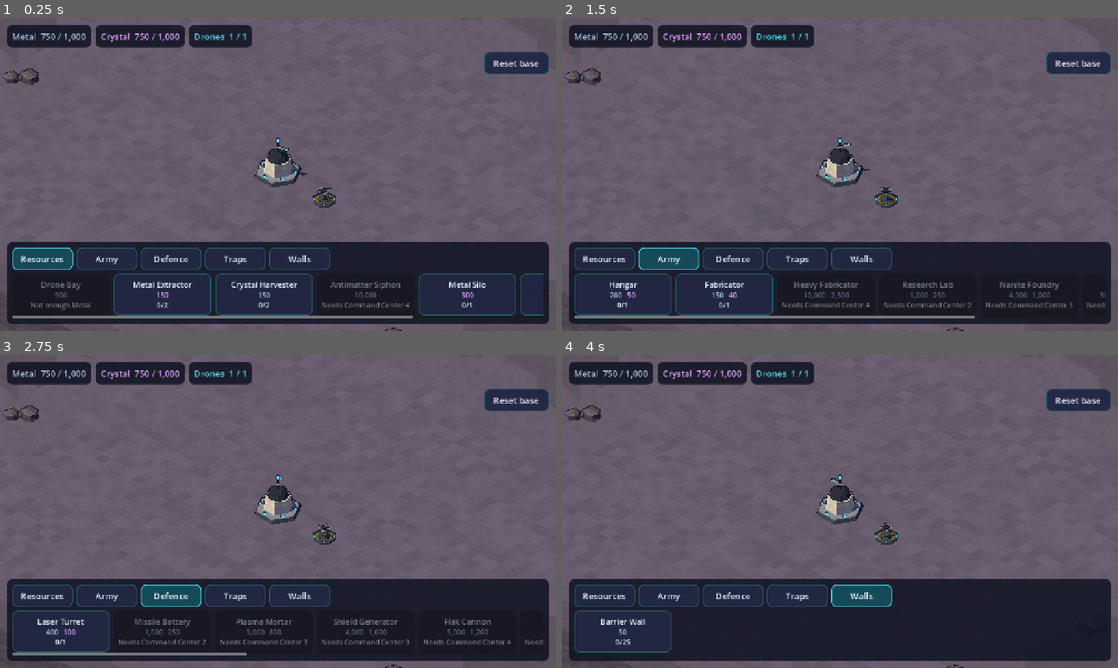
Above: before the commit, frames 1-4 (two rows, left to right).
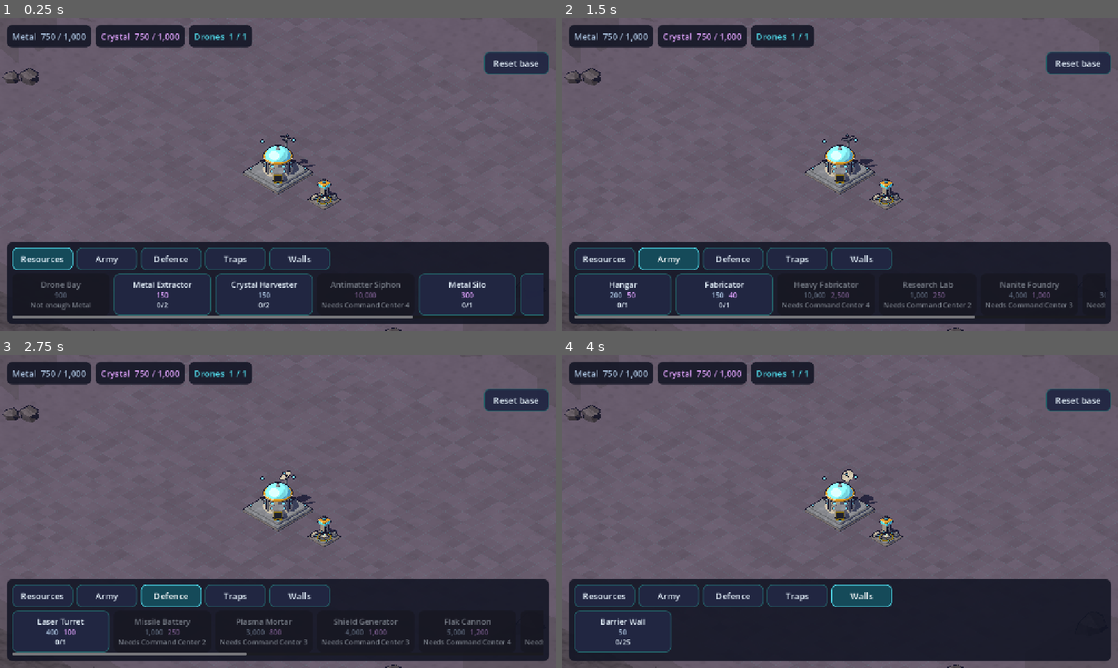
Above: after the commit, the same moments.

Repository: tarnan3751/space-game
Game: Godot game, scene res://scenes/main.tscn
Two runs of this game, one before a commit and one after it. Both use one fixed random seed, a clock stepped at 60 frames per second and the inputs below.
Inputs:
- Up to frame 1 (0.25 s): no input
- Up to frame 2 (1.5 s): click "Resources" at 0.5 s; click "Army" at 1.25 s
- Up to frame 3 (2.75 s): click "Defence" at 2 s
- Up to frame 4 (4 s): click "Traps" at 2.75 s; click "Walls" at 3.5 s

The runs differ from the first frame. In frame 1, 1.2% of the frame differs, in the area x 43-62%, y 36-62%; in frame 2, 1.2%; in frame 3, 1.2%; in frame 4, 1.2%.

Commit message:
Rebuild the Command Center and the drone bay in the comic style
The Command Center becomes the hero of the base: a broad two-tier stepped foundation under
a tall hull-light drum with pilasters, a band and two rows of glowing windows, crowned by a
core glass dome ringed in gold. A hangar door in hazard stripes faces the camera, two sensor
masts with glowing bulbs stand behind the dome and a comms dish turns on a pylon behind its
right shoulder, clear of the spire. Each level adds to it: two wing modules flanking the drum
at L2, a ring of rooms with a band of screens round the drum's foot at L3, a glowing
antimatter containment ring clamped to the pilasters and a mast on each wing at L4, and at
L5 gold on the steps, the band, the bulbs, the dish, the door and the wings, with a beacon
spire rising 0.8 above the dome to 3.2, the tallest point on the base.

The drone bay, a single level, becomes an open landing deck with a hazard ring and six
landing lights, a collector drone parked in its docking cradle, a control booth with a
glazed cab and a ladder on the far corner, a rotating beacon on the booth's roof, a fuel
tank and a stack of crates. Its glows are energy cyan, the HUD's colour for drones, and its
one level is its top level, so the booth's roof is rimmed in gold.

The models are built from the shared Parts helpers (the foundation pad, the rod surface, the
dish, the landing light, the mast, the torus), and Parts gains two of this pass's own: a
ladder, and smooth versions of the hull and gold surfaces for round parts. Parts.plinth goes:
no model has called it since the defences were rebuilt on their own plinths.

Diff:
--- a/src/game/models/core.gd
+++ b/src/game/models/core.gd
@@ -4,45 +4,174 @@
 ##
 ## BuildingModels calls one static build_<type>(p: Parts, level: int) per type.
 
-## Where the Command Center's antennae stand, in the order levels add them (degrees).
-const ANTENNAE := [200.0, 340.0, 100.0, 20.0]
+## The Command Center's own surfaces: core glass and core gold are its accents, its glows are
+## core glass, the L4 containment ring antimatter, the L5 beacon gold.
+static var STEP := Surf.make(MaterialKit.Layer.PLATE, MaterialKit.HULL_MID)
+static var WINDOW := Surf.make(MaterialKit.Layer.GLOW, MaterialKit.CORE_GLASS, 1.0, Surf.UNLIT)
+static var GLOW := Surf.make(MaterialKit.Layer.GLOW, MaterialKit.CORE_GLASS, 1.0, Surf.UNLIT, true)
+static var GOLD_GLOW := Surf.make(MaterialKit.Layer.GLOW, MaterialKit.CORE_GOLD, 1.0, Surf.UNLIT, true)
+static var CONTAINMENT := Surf.make(MaterialKit.Layer.GLOW, MaterialKit.ANTIMATTER, 1.0, Surf.UNLIT, true)
+static var SCREENS := Surf.make(MaterialKit.Layer.SCREEN, MaterialKit.CORE_GLASS, 2.0, Surf.LIT, true)
+static var DOOR := Surf.make(MaterialKit.Layer.VENT, MaterialKit.HULL_DARK, 2.0)
+static var ROOF_VENT := Surf.make(MaterialKit.Layer.VENT, MaterialKit.HULL_MID, 2.0)
+
+## The Command Center's deck (the top of its stepped foundation) and the tall drum on it.
+const DECK := 0.52
+const DRUM_RADIUS := 1.05
+const DRUM_HEIGHT := 1.17
+const DOME_RADIUS := 1.0
+const DOME_HEIGHT := 0.73
+## The ring of rooms L3 adds round the drum's foot, out to this radius.
+const ROOMS_RADIUS := 1.55
+const ROOMS_HEIGHT := 0.55
+## Where the hangar door faces (degrees around Y from +X towards +Z, as Parts.around): the
+## corner nearest the camera. The L2 wings stand on the corners either side of it, the
+## drum's pilasters between them.
+const DOOR_FACING := 45.0
+const WINGS := [135.0, 315.0]
+const PILASTERS := [0.0, 90.0, 180.0, 270.0]
+## The sensor masts stand on the deck behind the dome (L4 adds one on each wing), and the
+## dish pylon on the deck behind the dome's right, so the dish never hides the L5 spire.
+const MASTS := [170.0, 280.0]
+const DISH_CORNER := 250.0
 
 
+## A broad two-tier stepped foundation under a tall hull-light drum with pilasters and two
+## rows of windows, crowned by a core glass dome ringed in gold; a hangar door with hazard
+## stripes facing the camera, two sensor masts and a spinning comms dish behind. Each level
+## adds to it: L2 two wing modules flanking the drum, L3 a ring of rooms with screens round
+## the drum's foot, L4 a glowing antimatter containment ring round the drum and two more
+## masts, L5 gold trim and a beacon spire up to 3.2, the tallest building on the base.
 static func build_command_center(p: Parts, level: int) -> void:
 	var m := p.body
-	var trim := Parts.accent(level, 5, "hull_light")
-	var beacon := "glow_gold" if level >= 5 else "glow_cyan"
-	m.prism(1.8, 1.72, 0.35, 6, Vector3.ZERO, Parts.surf("hull_dark"))
-	m.prism(1.72, 1.68, 0.08, 6, Vector3(0, 0.35, 0), Parts.surf(trim))
-	for i: int in 6:
-		m.box(Vector3(0.16, 0.1, 0.16), Parts.around(1.42, 30 + 60 * i, 0.43), Parts.surf("glow_cyan"))
-	var body_height := 0.9 + 0.18 * level
-	m.prism(1.15, 1.0, body_height, 6, Vector3(0, 0.43, 0), Parts.surf("hull"))
-	var top := 0.43 + body_height
+	var gold := level >= 5
+	Parts.foundation(m, 4)
+	m.box_chamfered(Vector3(3.7, 0.2, 3.7), 0.08, Vector3(0, Parts.PAD_HEIGHT, 0), STEP)
+	m.box_chamfered(Vector3(3.3, 0.2, 3.3), 0.08, Vector3(0, 0.32, 0), Parts.HULL_MID)
+	if gold:
+		m.box_chamfered(Vector3(3.76, 0.05, 3.76), 0.03, Vector3(0, 0.24, 0), Parts.GOLD_TRIM)
+		m.box_chamfered(Vector3(3.36, 0.05, 3.36), 0.03, Vector3(0, 0.44, 0), Parts.GOLD_TRIM)
+	for k: int in 4:
+		# Landing lights on the deck's corners.
+		Parts.landing_light(m, Parts.around(1.46 * sqrt(2.0), 45 + 90 * k, DECK), 0.09, GLOW)
+
+	# The drum: a flared skirt, a wall with a band and two rows of windows between pilasters,
+	# a lip.
+	m.lathe(PackedVector2Array([
+		Vector2(DRUM_RADIUS + 0.12, 0), Vector2(DRUM_RADIUS + 0.05, 0.14), Vector2(DRUM_RADIUS, 0.17),
+		Vector2(DRUM_RADIUS, DRUM_HEIGHT - 0.06), Vector2(DRUM_RADIUS + 0.05, DRUM_HEIGHT - 0.04),
+		Vector2(DRUM_RADIUS + 0.05, DRUM_HEIGHT), Vector2(0, DRUM_HEIGHT),
+	]), 24, Vector3(0, DECK, 0), Parts.HULL_LIGHT_ROUND)
+	m.lathe(PackedVector2Array([Vector2(DRUM_RADIUS + 0.03, 0), Vector2(DRUM_RADIUS + 0.03, 0.07)]), 24,
+		Vector3(0, DECK + 0.62, 0), Parts.GOLD_ROUND if gold else Parts.HULL_MID_ROUND)
+	for degrees: float in PILASTERS:
+		m.box_chamfered(Vector3(0.2, DRUM_HEIGHT - 0.12, 0.16), 0.04, Parts.around(DRUM_RADIUS + 0.02, degrees, DECK + 0.06),
+			Parts.HULL_MID, Vector3(0, 90.0 - degrees, 0))
+	for row: int in 2:
+		for k: int in 8:
+			var degrees := 22.5 + 45.0 * k
+			m.box(Vector3(0.2, 0.16, 0.04), Parts.around(DRUM_RADIUS - 0.01, degrees, DECK + 0.36 + 0.46 * row),
+				WINDOW, Vector3(0, 90.0 - degrees, 0))
+	var dome_base := DECK + DRUM_HEIGHT
+	Parts.torus(m, DOME_RADIUS + 0.02, 0.08, 24, 10, Vector3(0, dome_base - 0.06, 0), Parts.GOLD_ROUND)
+	m.dome(DOME_RADIUS, DOME_HEIGHT, 16, 7, Vector3(0, dome_base, 0), Parts.GLASS)
+	var apex := dome_base + DOME_HEIGHT
+	m.prism(0.2, 0.16, 0.08, 16, Vector3(0, apex - 0.03, 0), Parts.GOLD_ROUND if gold else Parts.HULL_MID_ROUND)
+
+	_hangar_door(m, gold)
 	if level >= 2:
-		m.prism(1.1, 1.08, 0.14, 6, Vector3(0, 0.43 + body_height * 0.45, 0), Parts.surf("glow_cyan"))
-	m.dome(0.85, 0.7, 8, 3, Vector3(0, top, 0), Parts.surf("metal"))
-	var mast := 0.8 + 0.15 * level
-	m.prism(0.06, 0.04, mast, 4, Vector3(0, top + 0.6, 0), Parts.surf("metal"))
-	m.orb(0.13, 6, 3, Vector3(0, top + 0.72 + mast, 0), Parts.surf(beacon))
-	for i: int in level - 1:
-		var degrees: float = ANTENNAE[i]
-		var foot := Parts.around(0.93, degrees, top)
-		var height := 0.5 + 0.12 * i
-		m.prism(0.04, 0.03, height, 4, foot, Parts.surf("metal"))
-		m.pyramid(0.1, 0.12, foot + Vector3(0, height, 0), Parts.surf("gold" if level >= 5 else "glow_red"))
+		for degrees: float in WINGS:
+			_wing(m, degrees, level, gold)
 	if level >= 3:
-		var annex := Parts.around(1.2, -45, 0.43)
-		m.prism(0.45, 0.4, 0.45, 6, annex, Parts.surf("hull"))
-		m.dome(0.4, 0.35, 6, 2, annex + Vector3(0, 0.45, 0), Parts.surf("white"))
+		_rooms(m, gold)
 	if level >= 4:
-		var annex := Parts.around(1.2, 135, 0.43)
-		m.box(Vector3(0.6, 0.55, 0.6), annex, Parts.surf("hull_light"), Vector3(0, 45, 0))
-		m.box(Vector3(0.64, 0.12, 0.64), annex + Vector3(0, 0.3, 0), Parts.surf("glow_cyan"), Vector3(0, 45, 0))
-	p.pivot = Vector3(0, top + 0.6 + mast * 0.45, 0)
+		# The antimatter containment ring round the drum's upper half, clamped to the pilasters,
+		# a glowing node on each clamp.
+		var ring_y := DECK + 1.0
+		Parts.torus(m, DRUM_RADIUS + 0.2, 0.08, 24, 6, Vector3(0, ring_y - 0.08, 0), CONTAINMENT)
+		for degrees: float in PILASTERS:
+			var yaw := Vector3(0, 90.0 - degrees, 0)
+			m.box_chamfered(Vector3(0.16, 0.24, 0.3), 0.03, Parts.around(DRUM_RADIUS + 0.16, degrees, ring_y - 0.12), Parts.HULL_DARK, yaw)
+			m.box_chamfered(Vector3(0.12, 0.08, 0.12), 0.03, Parts.around(DRUM_RADIUS + 0.2, degrees, ring_y + 0.1), CONTAINMENT, yaw)
+	if gold:
+		# The beacon spire: a tapered gold mast 0.8 above the dome's apex, two collars, a glowing
+		# orb at 3.2.
+		m.prism(0.075, 0.03, 0.66, 16, Vector3(0, apex + 0.05, 0), Parts.GOLD_ROUND)
+		Parts.torus(m, 0.08, 0.03, 16, 6, Vector3(0, apex + 0.1, 0), Parts.GOLD_ROUND)
+		m.prism(0.055, 0.045, 0.05, 16, Vector3(0, apex + 0.4, 0), Parts.GOLD_ROUND)
+		m.orb(0.09, 12, 6, Vector3(0, apex + 0.69, 0), GOLD_GLOW)
+
+	# Two sensor masts on the deck and the dish's pylon, behind the dome.
+	for k: int in MASTS.size():
+		var degrees: float = MASTS[k]
+		var foot := Parts.around(1.47, degrees, DECK)
+		m.box_chamfered(Vector3(0.18, 0.14, 0.18), 0.04, foot, Parts.HULL_DARK, Vector3(0, 90.0 - degrees, 0))
+		Parts.mast(m, foot + Vector3(0, 0.14, 0), apex - 0.56 + 0.12 * k, 0.08, GOLD_GLOW if gold else GLOW)
+	var pylon := Parts.around(1.5, DISH_CORNER, DECK)
+	var pylon_height := DRUM_HEIGHT + 0.2
+	m.box_chamfered(Vector3(0.34, 0.16, 0.34), 0.05, pylon, Parts.HULL_DARK, Vector3(0, 45, 0))
+	m.prism(0.13, 0.09, pylon_height, 16, pylon + Vector3(0, 0.16, 0), Parts.HULL_MID_ROUND)
+	p.pivot = pylon + Vector3(0, 0.16 + pylon_height, 0)
 	p.speed = 0.8
-	p.spin.box(Vector3(0.9, 0.05, 0.22), Vector3(0.3, 0, 0), Parts.surf("hull_light"))
-	p.spin.box(Vector3(0.12, 0.12, 0.28), Vector3(0.75, -0.03, 0), Parts.surf("glow_cyan"))
+	_comms_dish(p.spin, gold)
+
+
+## The hangar door facing the camera: a block off the drum with a roll-up door framed in
+## hazard stripes, and a hazard-striped apron on the deck before it.
+static func _hangar_door(m: LowPolyMesh, gold: bool) -> void:
+	var yaw := Vector3(0, 90.0 - DOOR_FACING, 0)
+	var block := Parts.around(1.27, DOOR_FACING, DECK)
+	m.box_chamfered(Vector3(0.8, 0.75, 0.76), 0.06, block, Parts.HULL_LIGHT, yaw)
+	m.box_chamfered(Vector3(0.86, 0.06, 0.82), 0.03, block + Vector3(0, 0.75, 0), Parts.GOLD_TRIM if gold else Parts.HULL_MID, yaw)
+	var front := block + LowPolyMesh.turn(Vector3(0, 0, 0.38), yaw)
+	m.box(Vector3(0.52, 0.5, 0.04), front, DOOR, yaw)
+	for side: float in [-1.0, 1.0]:
+		m.box(Vector3(0.1, 0.56, 0.06), front + LowPolyMesh.turn(Vector3(side * 0.31, 0, 0), yaw), Parts.HAZARD, yaw)
+	m.box(Vector3(0.72, 0.08, 0.06), front + Vector3(0, 0.52, 0), Parts.HAZARD, yaw)
+	m.box(Vector3(0.7, 0.012, 0.26), Parts.around(1.8, DOOR_FACING, DECK), Parts.HAZARD, yaw)
+
+
+## A wing module flanking the drum: a chamfered block 1.2 long, its long side to the camera
+## with a row of windows and a vent on its roof. From L4 a sensor mast stands on its far end.
+static func _wing(m: LowPolyMesh, degrees: float, level: int, gold: bool) -> void:
+	var yaw := Vector3(0, 90.0 - DOOR_FACING, 0)
+	var block := Parts.around(1.25, degrees, DECK)
+	m.box_chamfered(Vector3(1.2, 0.8, 0.7), 0.07, block, Parts.HULL_LIGHT, yaw)
+	m.box(Vector3(0.9, 0.12, 0.04), block + LowPolyMesh.turn(Vector3(0, 0.46, 0.35), yaw), WINDOW, yaw)
+	m.box(Vector3(0.9, 0.06, 0.04), block + LowPolyMesh.turn(Vector3(0, 0.22, 0.35), yaw), SCREENS, yaw)
+	var roof := block + Vector3(0, 0.8, 0)
+	m.box_chamfered(Vector3(0.5, 0.08, 0.4), 0.02, roof, ROOF_VENT, yaw)
+	if gold:
+		m.box_chamfered(Vector3(1.26, 0.05, 0.76), 0.02, block + Vector3(0, 0.1, 0), Parts.GOLD_TRIM, yaw)
+	if level >= 4:
+		var foot := Parts.around(1.62, degrees, roof.y)
+		m.box_chamfered(Vector3(0.16, 0.1, 0.16), 0.03, foot, Parts.HULL_DARK, yaw)
+		Parts.mast(m, foot + Vector3(0, 0.1, 0), 1.0, 0.07, GOLD_GLOW if gold else GLOW)
+
+
+## The ring of rooms round the drum's foot: a low round wall with a band of screens and a
+## chamfered roof edge, the door, wings, masts and pylon rising through it.
+static func _rooms(m: LowPolyMesh, gold: bool) -> void:
+	m.lathe(PackedVector2Array([
+		Vector2(ROOMS_RADIUS, 0), Vector2(ROOMS_RADIUS, ROOMS_HEIGHT - 0.06),
+		Vector2(ROOMS_RADIUS - 0.06, ROOMS_HEIGHT), Vector2(DRUM_RADIUS, ROOMS_HEIGHT),
+	]), 24, Vector3(0, DECK, 0), Parts.HULL_LIGHT_ROUND)
+	m.lathe(PackedVector2Array([Vector2(ROOMS_RADIUS + 0.01, 0), Vector2(ROOMS_RADIUS + 0.01, 0.18)]), 24,
+		Vector3(0, DECK + 0.2, 0), SCREENS)
+	m.lathe(PackedVector2Array([Vector2(ROOMS_RADIUS + 0.03, 0), Vector2(ROOMS_RADIUS + 0.03, 0.05)]), 24,
+		Vector3(0, DECK + ROOMS_HEIGHT - 0.11, 0), Parts.GOLD_ROUND if gold else Parts.HULL_MID_ROUND)
+
+
+## The comms dish on its turntable, tilted up, with a glowing feed horn; it turns round the pylon.
+static func _comms_dish(s: LowPolyMesh, gold: bool) -> void:
+	s.prism(0.16, 0.14, 0.08, 16, Vector3.ZERO, Parts.HULL_DARK_ROUND)
+	s.box_chamfered(Vector3(0.1, 0.22, 0.14), 0.03, Vector3(0, 0.06, 0), Parts.HULL_DARK)
+	var tilt := Vector3(-35, 0, 0)
+	var bowl := Vector3(0, 0.22, 0.04)
+	Parts.dish(s, 0.46, 0.18, bowl, Parts.GOLD_ROUND if gold else Parts.HULL_LIGHT_ROUND, tilt)
+	var axis := LowPolyMesh.turn(Vector3.UP, tilt)
+	s.strut(bowl + axis * 0.05, bowl + axis * 0.38, 0.04, Parts.ROD)
+	s.orb(0.06, 12, 6, bowl + axis * 0.4, GOLD_GLOW if gold else GLOW)
 
 
 static func build_scaffold(p: Parts, size: int) -> void:
--- a/src/game/models/parts.gd
+++ b/src/game/models/parts.gd
@@ -43,6 +43,12 @@
 static var HAZARD := Surf.make(MaterialKit.Layer.HAZARD, Color.WHITE)
 static var GOLD_TRIM := Surf.make(MaterialKit.Layer.FLAT, MaterialKit.CORE_GOLD, 1.0, Surf.GLOSSY)
 static var GLASS := Surf.make(MaterialKit.Layer.GLASS, MaterialKit.CORE_GLASS, 1.0, Surf.GLOSSY, true)
+## Smooth versions for round parts (drums, tanks, collars, caps), so the cel bands sweep
+## across them in arcs. Shared: never change one.
+static var HULL_LIGHT_ROUND := Surf.make(MaterialKit.Layer.HULL, MaterialKit.HULL_LIGHT, 1.0, Surf.LIT, true)
+static var HULL_MID_ROUND := Surf.make(MaterialKit.Layer.HULL, MaterialKit.HULL_MID, 1.0, Surf.LIT, true)
+static var HULL_DARK_ROUND := Surf.make(MaterialKit.Layer.HULL, MaterialKit.HULL_DARK, 1.0, Surf.LIT, true)
+static var GOLD_ROUND := Surf.make(MaterialKit.Layer.FLAT, MaterialKit.CORE_GOLD, 1.0, Surf.GLOSSY, true)
 
 static var _surfs: Dictionary[String, Surf] = {}
 
@@ -71,11 +77,6 @@
 ## The square slab resource and army buildings stand on.
 static func slab(m: LowPolyMesh, size: float, height: float) -> void:
 	m.box(Vector3(0.88 * size, height, 0.88 * size), Vector3.ZERO, surf("hull_dark"))
-
-
-## The octagonal plinth defences stand on.
-static func plinth(m: LowPolyMesh, size: float, height: float) -> void:
-	m.prism(0.47 * size, 0.44 * size, height, 8, Vector3.ZERO, surf("hull_dark"), OCTAGON)
 
 
 ## A point on a circle of `radius` around the Y axis, at `degrees` from +X towards +Z.
@@ -206,3 +207,14 @@
 		var angle := TAU * k / segments - PI * 0.5
 		profile.append(Vector2(major + minor * cos(angle), minor + minor * sin(angle)))
 	m.lathe(profile, sides, pos, surf, rot)
+
+
+## A ladder `height` tall up a wall, `foot` the middle of its feet, its face turned `yaw`
+## degrees from +Z: two rails and a rung every 0.16.
+static func ladder(m: LowPolyMesh, foot: Vector3, height: float, width: float, yaw: float,
+		surf: Surf) -> void:
+	var turn := Vector3(0, yaw, 0)
+	for side: float in [-1.0, 1.0]:
+		m.box(Vector3(0.05, height, 0.05), foot + LowPolyMesh.turn(Vector3(side * width * 0.5, 0, 0), turn), surf, turn)
+	for k: int in int((height - 0.06) / 0.16):
+		m.box(Vector3(width, 0.035, 0.035), foot + Vector3(0, 0.12 + 0.16 * k, 0), surf, turn)
--- a/src/game/models/resources.gd
+++ b/src/game/models/resources.gd
@@ -5,19 +5,88 @@
 ## BuildingModels calls one static build_<type>(p: Parts, level: int) per type.
 
 
+## The drone bay's glow is energy cyan, the HUD's colour for drones.
+static var BAY_GLOW := Surf.make(MaterialKit.Layer.GLOW, MaterialKit.ENERGY, 1.0, Surf.UNLIT, true)
+static var BAY_WINDOWS := Surf.make(MaterialKit.Layer.GLASS, MaterialKit.ENERGY, 2.0, Surf.GLOSSY)
+static var DECK_PLATE := Surf.make(MaterialKit.Layer.GRATING, MaterialKit.HULL_MID, 2.0)
+static var CRATE := Surf.make(MaterialKit.Layer.HULL_DENSE, MaterialKit.HULL_MID, 2.0)
+static var HAZARD_RING := Surf.make(MaterialKit.Layer.HAZARD, Color.WHITE, 1.0, Surf.LIT, true)
+
+## The drone bay's landing deck: its middle and the height of its top.
+const BAY_DECK := Vector3(0.2, 0.0, 0.2)
+const BAY_DECK_TOP := 0.26
+
+
+## An open landing deck with a hazard ring and landing lights, a drone parked in its docking
+## cradle, a raised control booth on the far corner with a rotating beacon on its roof, a fuel
+## tank and a stack of crates. One level, so it is complete at once, gold on the booth's roof.
 static func build_drone_bay(p: Parts, _level: int) -> void:
 	var m := p.body
-	m.prism(0.92, 0.88, 0.15, 8, Vector3.ZERO, Parts.surf("hull_dark"), Parts.OCTAGON)
-	m.ring(0.55, 0.68, 0.04, 12, Vector3(0, 0.15, 0), Parts.surf("hazard"))
-	for i: int in 4:
-		m.box(Vector3(0.1, 0.06, 0.1), Parts.around(0.75, 45 + 90 * i, 0.15), Parts.surf("glow_cyan"))
-	p.pivot = Vector3(0, 0.95, 0)
-	p.speed = 1.6
-	var drone := p.spin
-	drone.box(Vector3(0.36, 0.12, 0.36), Vector3(0, -0.06, 0), Parts.surf("metal"))
-	drone.orb(0.08, 6, 3, Vector3(0, -0.1, 0), Parts.surf("glow_cyan"))
-	for corner: Vector2 in [Vector2(-1, -1), Vector2(1, -1), Vector2(-1, 1), Vector2(1, 1)]:
-		drone.box(Vector3(0.18, 0.03, 0.18), Vector3(corner.x * 0.28, 0.0, corner.y * 0.28), Parts.surf("hull_light"))
+	Parts.foundation(m, 2)
+	m.lathe(PackedVector2Array([
+		Vector2(0.66, 0), Vector2(0.66, 0.1), Vector2(0.62, BAY_DECK_TOP - Parts.PAD_HEIGHT),
+		Vector2(0, BAY_DECK_TOP - Parts.PAD_HEIGHT),
+	]), 20, BAY_DECK + Vector3(0, Parts.PAD_HEIGHT, 0), Parts.HULL_MID_ROUND)
+	var top := BAY_DECK + Vector3(0, BAY_DECK_TOP, 0)
+	m.disc(0.5, 20, top + Vector3(0, 0.005, 0), DECK_PLATE)
+	m.lathe(PackedVector2Array([Vector2(0.56, 0), Vector2(0.56, 0.02), Vector2(0.44, 0.02)]), 20, top, HAZARD_RING)
+	for k: int in 6:
+		Parts.landing_light(m, top + Parts.around(0.6, 30 + 60 * k, 0), 0.09, BAY_GLOW)
+	# The docking cradle: two rails under the drone and a clamp at each end.
+	for side: float in [-1.0, 1.0]:
+		var rail := top + LowPolyMesh.turn(Vector3(side * 0.13, 0, 0), Vector3(0, 45, 0))
+		m.box_chamfered(Vector3(0.07, 0.06, 0.5), 0.02, rail, Parts.GUNMETAL, Vector3(0, 45, 0))
+		var clamp := top + LowPolyMesh.turn(Vector3(0, 0, side * 0.27), Vector3(0, 45, 0))
+		m.box_chamfered(Vector3(0.16, 0.16, 0.06), 0.02, clamp, Parts.HAZARD, Vector3(0, 45, 0))
+	_drone(m, top + Vector3(0, 0.06, 0))
+
+	# The control booth on the far corner: a column, a glazed cab, a gold-rimmed roof (its one
+	# level is its top level) and a ladder.
+	var booth := Vector3(-0.5, Parts.PAD_HEIGHT, -0.5)
+	m.box_chamfered(Vector3(0.44, 0.7, 0.44), 0.05, booth, Parts.HULL_LIGHT)
+	var cab := booth + Vector3(0, 0.7, 0)
+	m.box_chamfered(Vector3(0.62, 0.34, 0.62), 0.06, cab, Parts.HULL_LIGHT)
+	m.box(Vector3(0.64, 0.14, 0.64), cab + Vector3(0, 0.12, 0), BAY_WINDOWS)
+	m.box_chamfered(Vector3(0.68, 0.06, 0.68), 0.03, cab + Vector3(0, 0.34, 0), Parts.GOLD_TRIM)
+	Parts.ladder(m, booth + Vector3(0.24, 0, 0.05), 0.7, 0.2, 90.0, Parts.ROD)
+	p.pivot = cab + Vector3(0, 0.4, 0)
+	p.speed = 2.4
+	_beacon(p.spin)
+
+	# A fuel tank on the left corner, crates on the right.
+	var tank := Vector3(-0.58, Parts.PAD_HEIGHT, 0.5)
+	for end: float in [-1.0, 1.0]:
+		m.box_chamfered(Vector3(0.24, 0.1, 0.08), 0.02, tank + Vector3(0, 0, end * 0.14), Parts.HULL_DARK)
+	m.tube(0, 0.13, 0.5, 12, tank + Vector3(0, 0.2, -0.25), Parts.HULL_LIGHT_ROUND, Vector3(90, 0, 0))
+	m.box_chamfered(Vector3(0.3, 0.26, 0.3), 0.04, Vector3(0.55, Parts.PAD_HEIGHT, -0.55), CRATE, Vector3(0, 20, 0))
+	m.box_chamfered(Vector3(0.22, 0.2, 0.22), 0.04, Vector3(0.6, Parts.PAD_HEIGHT + 0.26, -0.52), CRATE, Vector3(0, -10, 0))
+
+
+## A collector drone parked on the deck: a saucer body with a glowing eye and a glass canopy,
+## and four ducted rotors on short arms (a duct and the blur of its rotor).
+static func _drone(m: LowPolyMesh, pos: Vector3) -> void:
+	m.lathe(PackedVector2Array([
+		Vector2(0.1, 0), Vector2(0.2, 0.05), Vector2(0.21, 0.09), Vector2(0.15, 0.14), Vector2(0, 0.15),
+	]), 12, pos, Parts.HULL_LIGHT_ROUND)
+	m.dome(0.09, 0.08, 10, 3, pos + Vector3(0, 0.13, 0), Parts.GLASS)
+	m.box_chamfered(Vector3(0.12, 0.05, 0.05), 0.015, pos + LowPolyMesh.turn(Vector3(0, 0.05, 0.19), Vector3(0, 45, 0)),
+		BAY_GLOW, Vector3(0, 45, 0))
+	for k: int in 4:
+		var degrees := 90.0 * k
+		var hub := pos + Parts.around(0.3, degrees, 0.06)
+		m.strut(pos + Parts.around(0.15, degrees, 0.07), hub, 0.05, Parts.ROD)
+		m.lathe(PackedVector2Array([Vector2(0.115, 0), Vector2(0.115, 0.06), Vector2(0.08, 0.06)]), 10,
+			hub - Vector3(0, 0.02, 0), Parts.HULL_MID_ROUND)
+		m.disc(0.08, 10, hub + Vector3(0, 0.02, 0), Parts.GUNMETAL)
+
+
+## The booth's rotating beacon: a dark housing with two glowing lenses back to back under a cap.
+static func _beacon(s: LowPolyMesh) -> void:
+	s.prism(0.1, 0.09, 0.05, 12, Vector3.ZERO, Parts.HULL_DARK_ROUND)
+	s.prism(0.06, 0.06, 0.14, 12, Vector3(0, 0.05, 0), BAY_GLOW)
+	for side: float in [-1.0, 1.0]:
+		s.box(Vector3(0.09, 0.12, 0.06), Vector3(side * 0.07, 0.06, 0), BAY_GLOW, Vector3(0, 90, 0))
+	s.prism(0.11, 0.08, 0.05, 12, Vector3(0, 0.19, 0), Parts.HULL_DARK_ROUND)
 
 
 static func build_metal_extractor(p: Parts, level: int) -> void:
